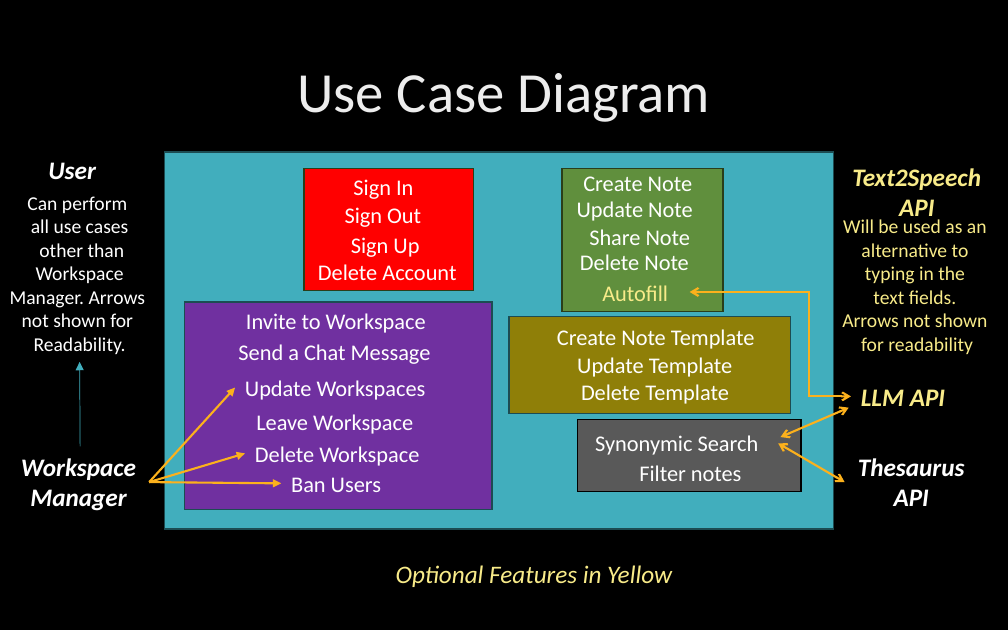
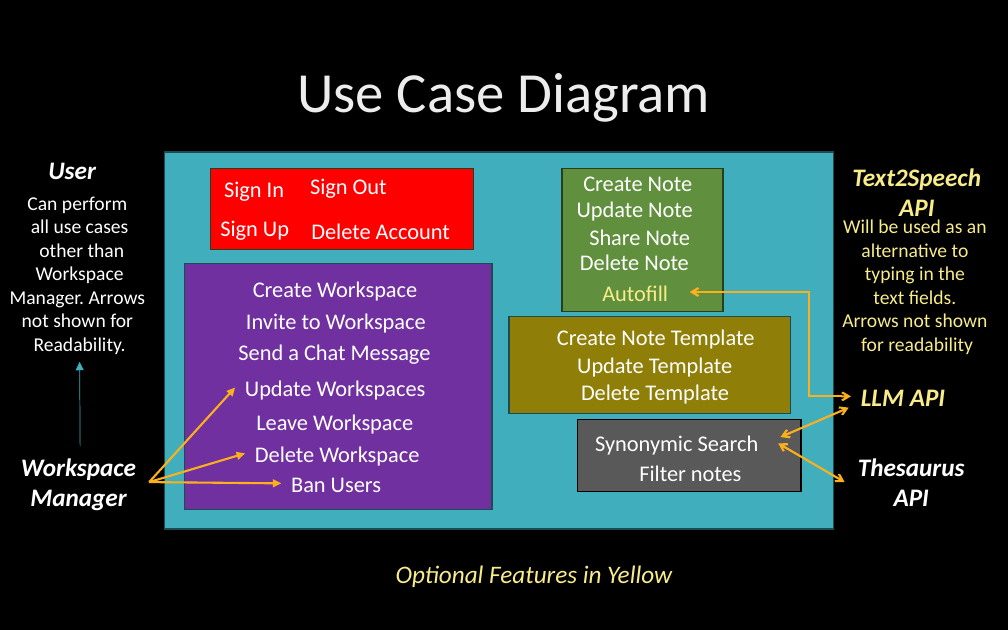
Before and after one commit to MinPoe/frontend-thingspace.ts, a slide deck: slide 4 of ThingSpaceTsM2.pptx. Drawn at 1008x630 pixels with LibreOffice and Linux fonts; fonts in the diff are those of the drawing; background and template pictures are left out. Boxes give left, top, right and bottom in pixels: in the first picture for what was removed or moved away, otherwise in the second. Text is boxed around its words. In the diff, an @@ line names an element or a change of style, - is before the commit and + after.

```diff
--- a/ThingSpaceTsM2.pptx
+++ b/ThingSpaceTsM2.pptx
@@ rectangle: place and size @@
-rectangle at bbox=[304, 168, 475, 290]
+rectangle at bbox=[211, 168, 474, 249]
@@ text "Sign In": place and size @@
-text "Sign In" at bbox=[353, 179, 413, 199]
+text "Sign In" at bbox=[224, 181, 284, 201]
@@ text "Sign Out": place and size @@
-text "Sign Out" at bbox=[345, 207, 421, 227]
+text "Sign Out" at bbox=[310, 178, 387, 198]
@@ text "Sign Up": place and size @@
-text "Sign Up" at bbox=[351, 237, 419, 257]
+text "Sign Up" at bbox=[220, 220, 289, 240]
@@ text "Delete Account": place and size @@
-text "Delete Account" at bbox=[318, 264, 456, 280]
+text "Delete Account" at bbox=[311, 223, 450, 239]
@@ rectangle: place and size @@
-rectangle at bbox=[184, 302, 492, 510]
+rectangle at bbox=[184, 263, 492, 510]
@@ text added at bbox=[253, 281, 417, 301], 16 pt, text #FFFFFF @@
+Create Workspace
```
Also in this commit, not shown: 1 other slide changed.
